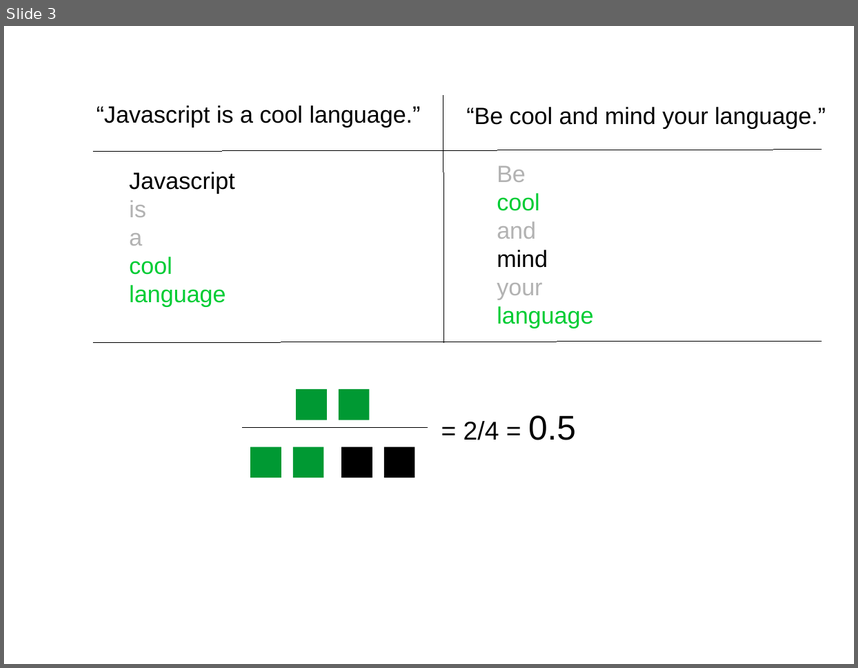
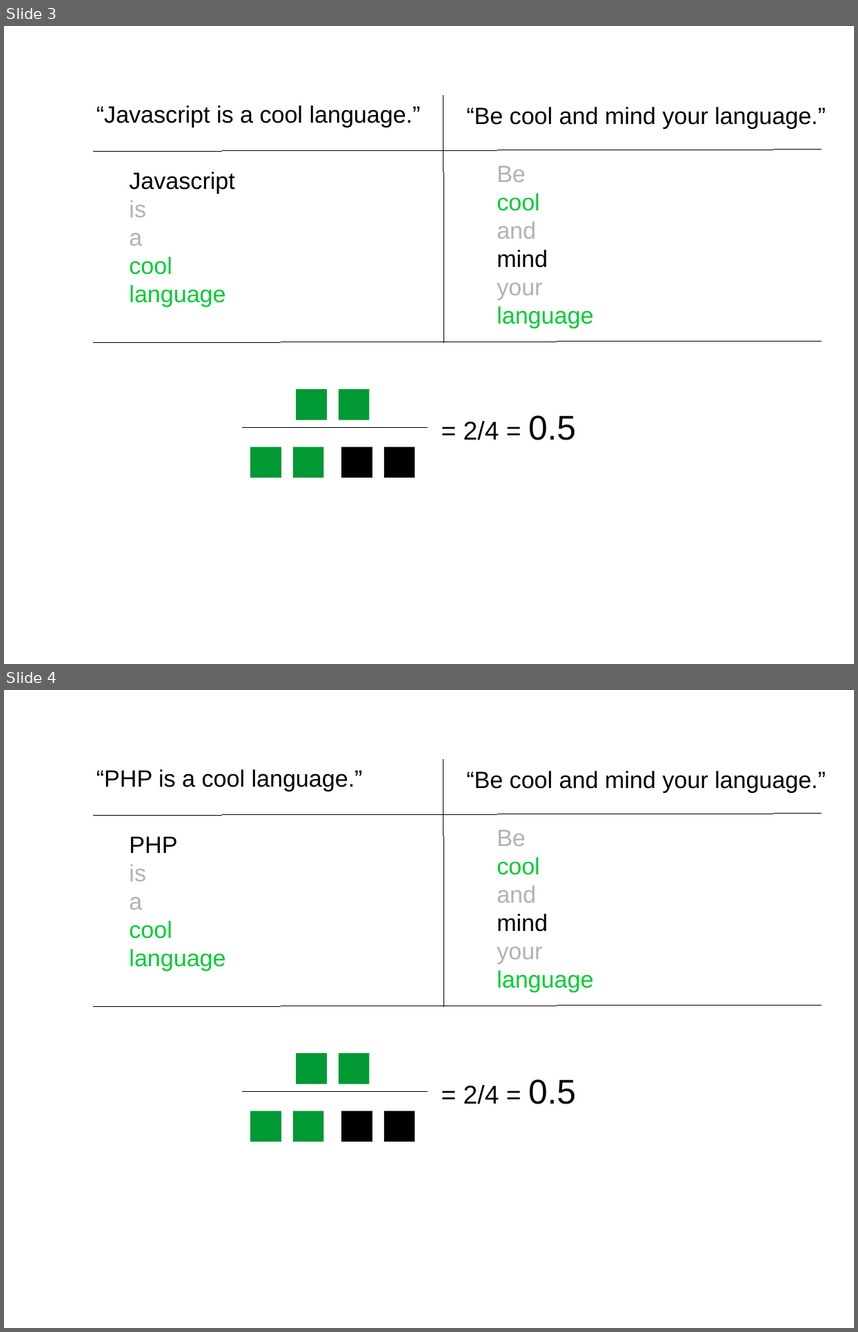
Before and after one commit to RaginBajin/machine-learning-open-course, a slide deck: img/pieroit_pics.odp. Shown one above the other, each under a label of ours: slide 3 before the commit, slides 3 and 4 after it. The pictures are 858x668 and 858x1332 pixels, drawn with LibreOffice and Linux fonts; fonts in the diff are those of the drawing. Boxes give left, top, right and bottom in pixels: in the first picture for what was removed or moved away, otherwise in the second. Text is boxed around its words. In the diff, an @@ line names an element or a change of style, - is before the commit and + after.

```diff
--- a/img/pieroit_pics.odp
+++ b/img/pieroit_pics.odp
@@ slide 4 added at box(4, 690, 854, 1328), background #FFFFFF @@
@@ text added at box(96, 769, 363, 791), 22 pt, text #000000 @@
+“PHP is a cool language.”
@@ line added from (444, 760) to (444, 1006), #000000 0 pt @@
@@ text added at box(466, 771, 826, 793), 22 pt, text #000000 @@
+“Be cool and mind your language.”
@@ line added from (94, 815) to (822, 814), #000000 0 pt @@
@@ text added at box(497, 830, 593, 992), 22 pt, text #00CC33 @@
+Be
+cool
+and
+mind
+your
+language
@@ text added at box(129, 836, 225, 970), 22 pt, text #00CC33 @@
+PHP
+is
+a
+cool
+language
@@ line added from (94, 1006) to (822, 1005), #000000 0 pt @@
@@ rectangle added at box(297, 1054, 327, 1084), fill #009933 @@
@@ rectangle added at box(339, 1054, 370, 1084), fill #009933 @@
@@ text added at box(464, 1079, 576, 1104), 24 pt, text #000000 @@
+= 2/4 = 0.5
@@ line added from (242, 1092) to (428, 1092), #000000 0 pt @@
@@ rectangle added at box(251, 1110, 281, 1141), fill #009933 @@
@@ rectangle added at box(293, 1110, 324, 1141), fill #009933 @@
@@ rectangle added at box(342, 1110, 372, 1141), fill #000000 @@
@@ rectangle added at box(384, 1110, 415, 1141), fill #000000 @@
```
Also in this commit, not shown: 1 slide changed, 5 other files.
